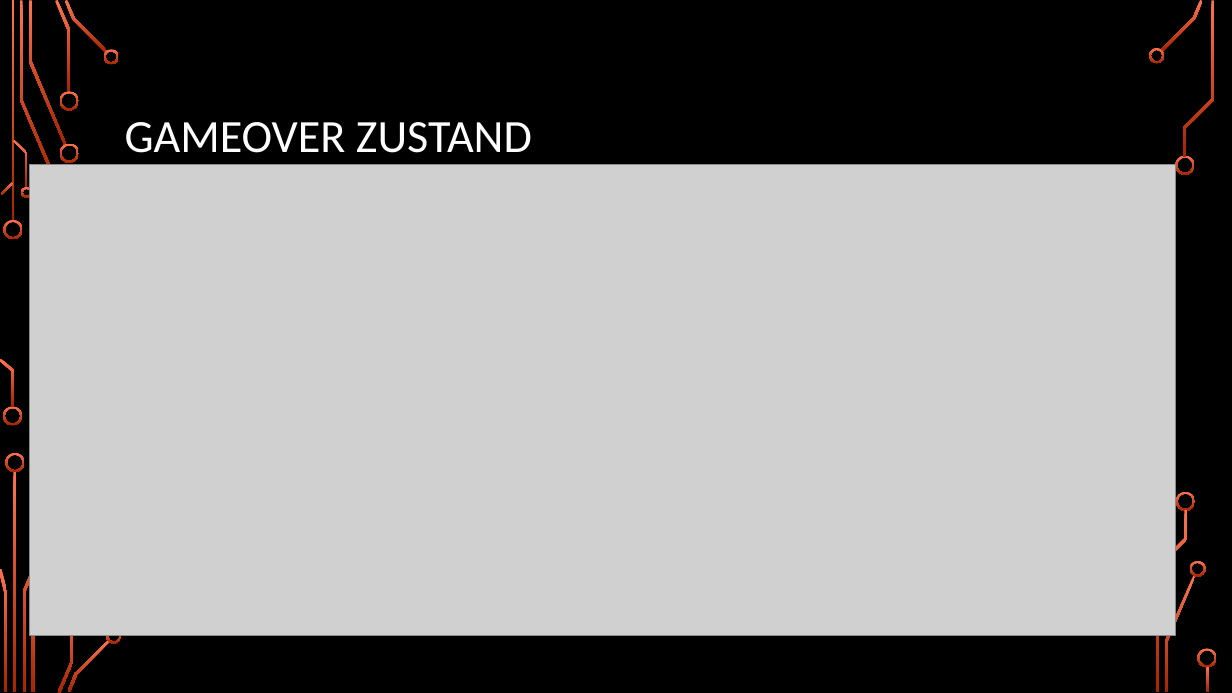
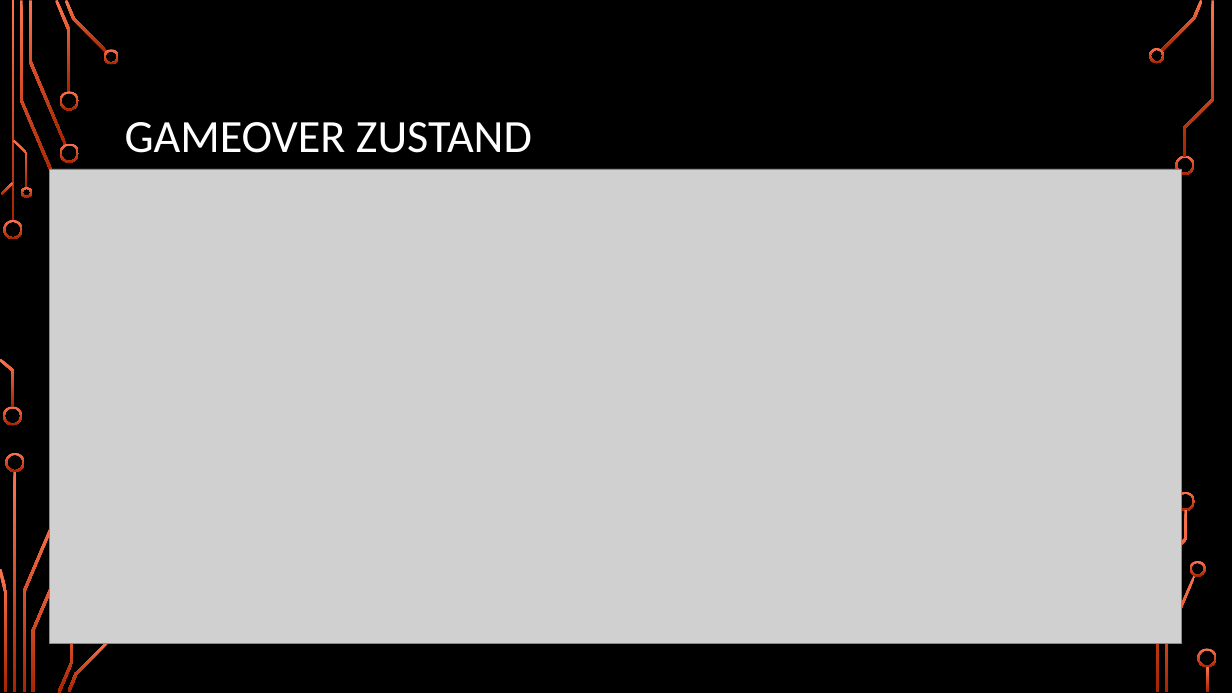
Before and after one commit to Hamschda/Minesweeper-1.0, a slide deck: slide 10 of IT-Kurzprojekt.pptx. Drawn at 1232x693 pixels with LibreOffice and Linux fonts; fonts in the diff are those of the drawing; grey boxes stand for pictures; background and template pictures are left out. Boxes give left, top, right and bottom in pixels: in the first picture for what was removed or moved away, otherwise in the second. Text is boxed around its words. In the diff, an @@ line names an element or a change of style, - is before the commit and + after.

```diff
--- a/IT-Kurzprojekt.pptx
+++ b/IT-Kurzprojekt.pptx
@@ picture: place and size @@
-picture at box(30, 165, 1176, 636)
+picture at box(50, 169, 1182, 644)
@@ freeform shape added at box(51, 182, 70, 201), fill gradient #FF744E to #A62400 @@
```
Also in this commit, not shown: 4 other files.
